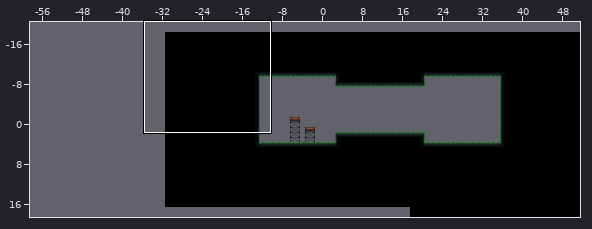
Tiled map, stored at Content/Maps/Test/Test.tmx. The picture above shows the old version from afar; the outline marks the close-up.
Close-up. Before:
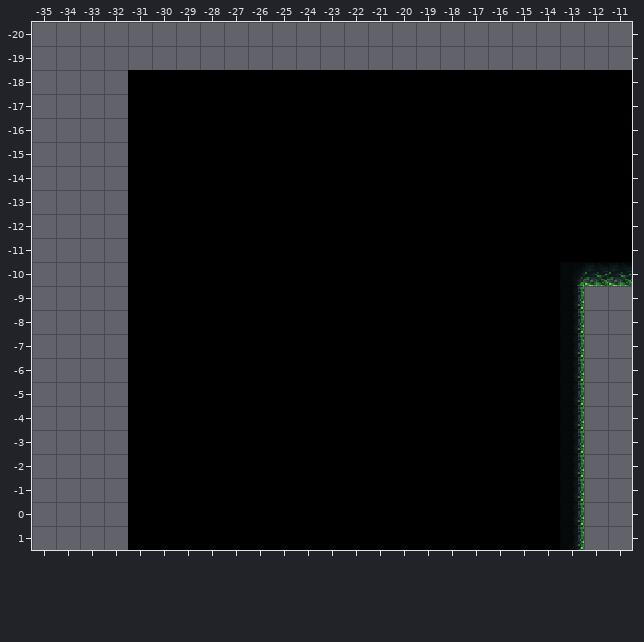
Cells are 16x16 px. Shown: x -35..-11, y -20..1. The commit also changed other parts of the map, which this record leaves out.
After:
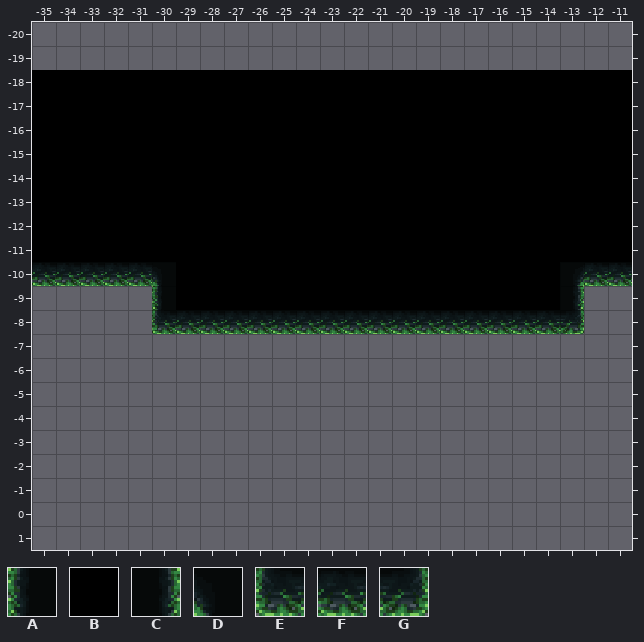
Key: from "Atlas": A 142, B 143, C 144, D 146, E 156, F 157, G 158.
_ is an empty cell.
Difference:
Layer "Main":
y -18..-11: x -35..-32 ____ -> BBBB
y -10: x -35..-30 ____BB -> FFFFFD
y -9: x -31..-30 BB -> _A
y -8: x -31..-13 BBBBBBBBBBBBBBBBBBC -> _EFFFFFFFFFFFFFFFFG
y -7..1: x -31..-13 BBBBBBBBBBBBBBBBBBC -> ___________________
